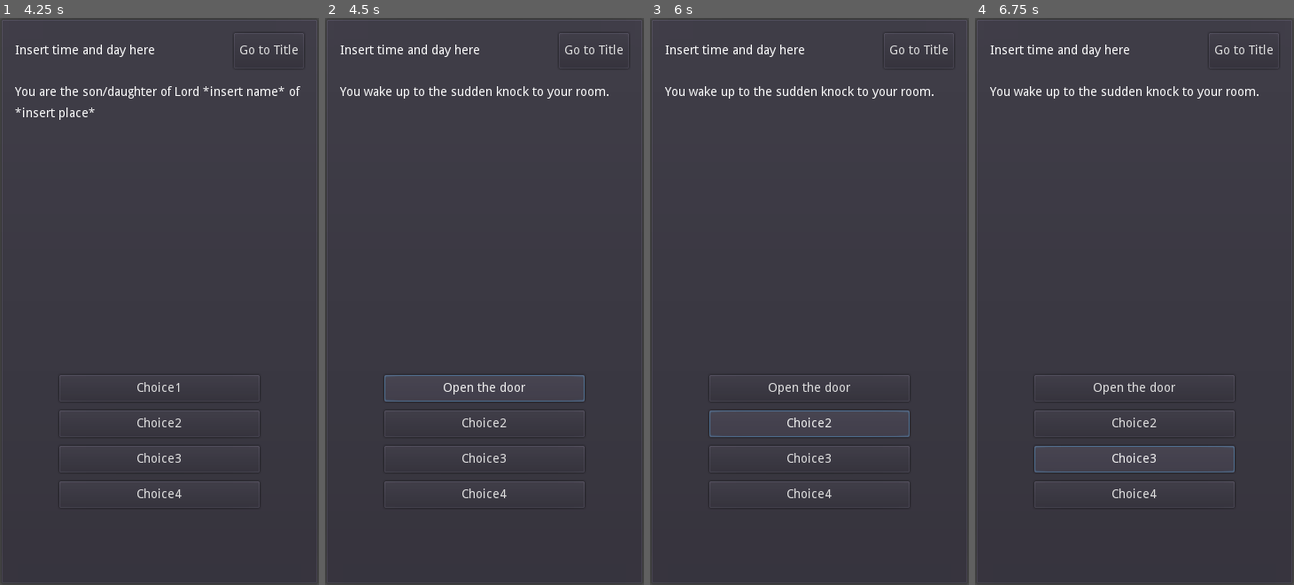
Above: before the commit, frames 1-4 (left to right).
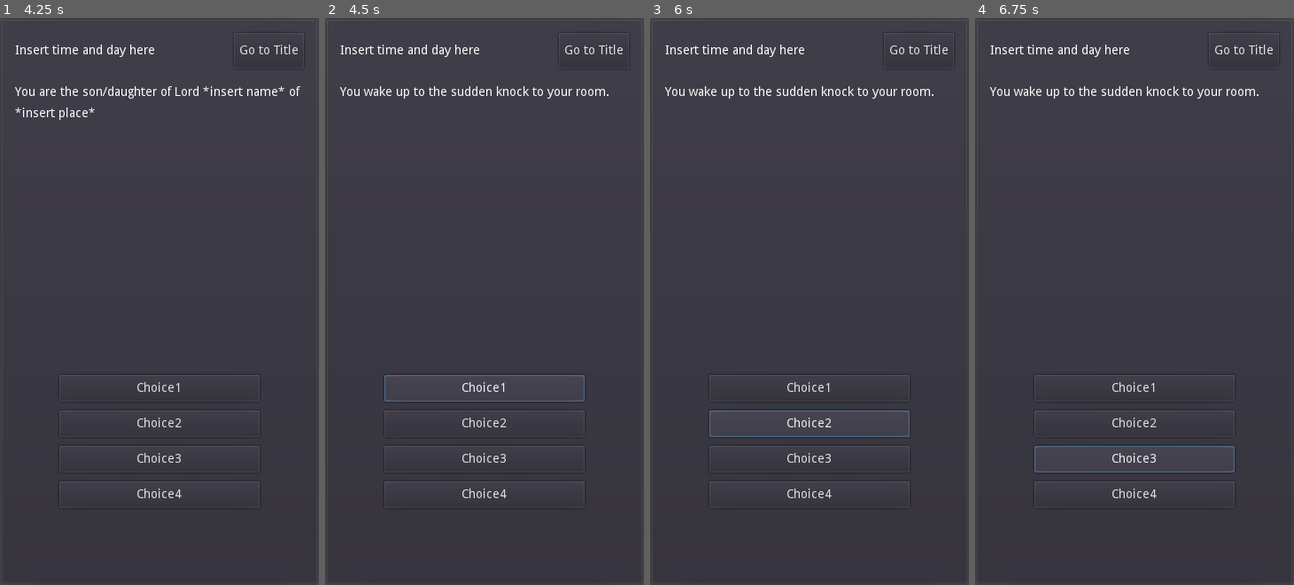
Above: after the commit, the same moments.

Repository: philipuriarte/A-Churchyard-of-Orphans
Game: Godot game, scene res://scenes/main.tscn
Two runs of this game, one before a commit and one after it. Both use one fixed random seed, a clock stepped at 60 frames per second and the inputs below.
Inputs:
- Up to frame 1 (4.25 s): click "Start" at 0.5 s; click "Go to Title" at 1.25 s; click "Start" at 2 s; click "Go to Title" at 2.75 s; click "Start" at 3.5 s
- Up to frame 2 (4.5 s): click "Choice1" at 4.25 s
- Up to frame 3 (6 s): click "Open the door" (after the commit: "Choice1") at 5 s; click "Choice2" at 5.75 s
- Up to frame 4 (6.75 s): click "Choice3" at 6.5 s

Frame 1 is identical in both runs. In frame 2, 0.2% of the frame differs, in the area x 37-63%, y 64-67%; in frame 3, 0.2%; in frame 4, 0.2%.
Error before the commit: Invalid get index '2' (on base: 'Dictionary'). (res://logic/game_screen_logic/content.gd:79)
Error after the commit: Invalid get index 'text' (on base: 'String'). (res://logic/game_screen_logic/content.gd:45)

Commit message:
Make slight change to func set_choice_btn

Diff:
--- a/logic/game_screen_logic/content.gd
+++ b/logic/game_screen_logic/content.gd
@@ -42,19 +42,19 @@
 	for choice in content_dict[key]["choices"]:
 		match choice:
 			1:
-				choice_1.text = content_dict[key]["choices"][choice]
+				choice_1.text = content_dict[key]["choices"][choice]["text"]
 				choice_1.visible = true
 				continue
 			2:
-				choice_2.text = content_dict[key]["choices"][choice]
+				choice_2.text = content_dict[key]["choices"][choice]["text"]
 				choice_2.visible = true
 				continue
 			3:
-				choice_3.text = content_dict[key]["choices"][choice]
+				choice_3.text = content_dict[key]["choices"][choice]["text"]
 				choice_3.visible = true
 				continue
 			4:
-				choice_4.text = content_dict[key]["choices"][choice]
+				choice_4.text = content_dict[key]["choices"][choice]["text"]
 				choice_4.visible = true
 				continue
 			_:
